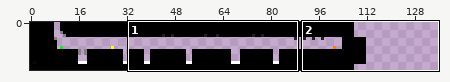
A sprite sheet gets an edit: magic/levels/1,1.png. Above: a wide view before the commit, with the close-up outlined.
Close-up. The starting point:
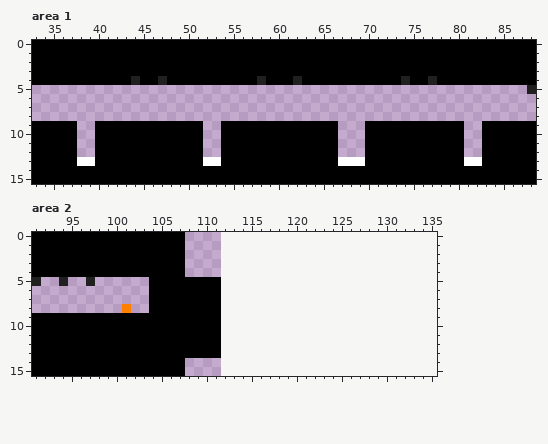
The file is 112x16 pixels. Colours within 5 levels of each other are drawn and written as one. Shown: area 1: x 33..88, y 0..15; area 2: x 91..135, y 0..15. The old version is drawn lined up with the new one, on the new canvas. The commit also changed other parts of the picture, which this record leaves out.
After:
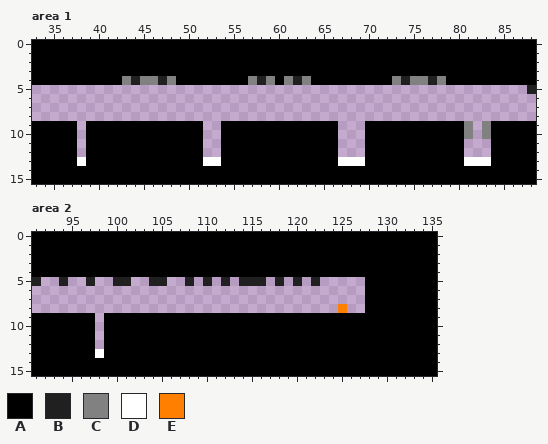
Palette (. is transparent): A #000000  B #202020  C #818181  D #ffffff  E #ff8000
Changes in this commit:
canvas 112x16 -> 136x16
Area 1:
y 4: x 43 A -> C; x 45..46 AA -> CC; x 48 A -> C; x 57 A -> C; x 59 A -> C; x 61 A -> C; x 63 A -> C; x 73 A -> C; x 75..76 AA -> CC; x 78 A -> C
y 9..10: x 39 . -> A; x 81 . -> C; x 83 A -> C
y 11..12: x 39 . -> A; x 83 A -> .
y 13: x 39 D -> A; x 83 A -> D
Area 2:
y 0..4: x 108..135 ............................ -> AAAAAAAAAAAAAAAAAAAAAAAAAAAA
y 5: x 100..101 .. -> BB; x 104..112 AAAAAAAA. -> BB..B.B.B; x 114..116 ... -> BBB; x 118 . -> B; x 120 . -> B; x 122 . -> B; x 128..135 ........ -> AAAAAAAA
y 6..7: x 104..111 AAAAAAAA -> ........; x 128..135 ........ -> AAAAAAAA
y 8: x 101 E -> .; x 104..111 AAAAAAAA -> ........; x 125 . -> E; x 128..135 ........ -> AAAAAAAA
y 9..12: x 98 A -> .; x 112..135 ........................ -> AAAAAAAAAAAAAAAAAAAAAAAA
y 13: x 98 A -> D; x 112..135 ........................ -> AAAAAAAAAAAAAAAAAAAAAAAA
y 14..15: x 108..135 ............................ -> AAAAAAAAAAAAAAAAAAAAAAAAAAAA
Boxes around the changes in both close-ups, in picture pixels (x1, y1, x2, y2):
changed: (122, 76, 176, 85)
changed: (248, 76, 311, 85)
changed: (392, 76, 446, 85)
changed: (86, 121, 95, 166)
changed: (464, 121, 491, 166)
changed: (95, 232, 437, 376)
